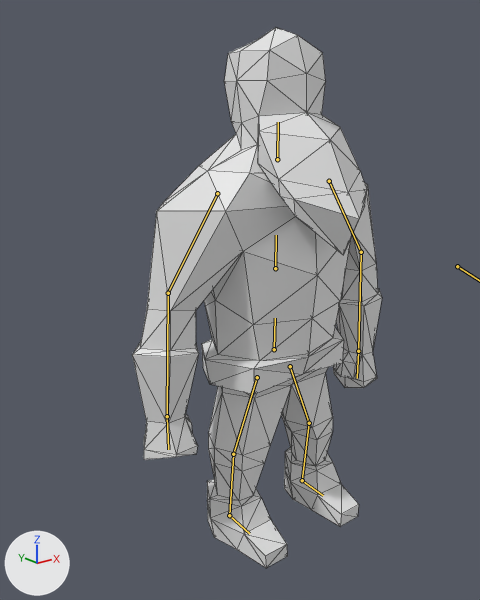
A saved change to the Blender file Animations/WarriorBattleCry.blend.
Before and after are seen from a camera (50 mm lens) standing at (-7.47, -8.31, 7.78) and looking at (-0.32, 0.63, 4.2). Lighting does not change. The marker at lower left points along +X, +Y and +Z. The bones that bend it are drawn over the model as lines. Mesh edges are drawn as thin lines.
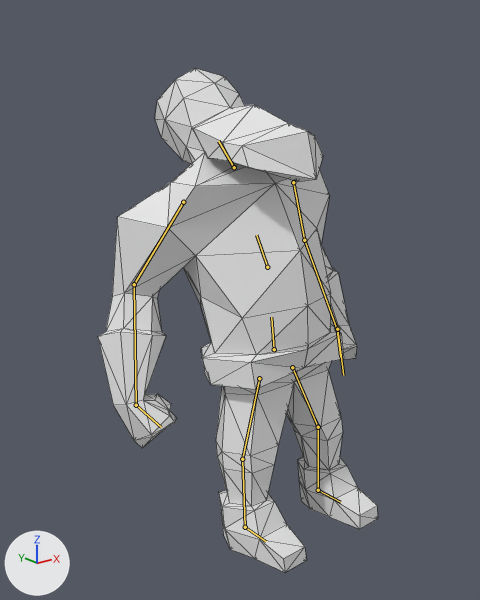
The newer file adds an action. The first version stands in its rest pose; the second is drawn at frame 16 of the action 'ArmatureAction'.

Changed parts and their boxes [x1, y1, x2, y2] in the pictures (480 x 600 px):
'Cube', posed (12% wider, 7% shorter): before [132, 27, 382, 568]; after [98, 68, 378, 572]
bone 'Root', root to tip: before (274, 349) to (275, 318); after (274, 349) to (271, 317)
bone 'Chest', root to tip: before (275, 268) to (276, 235); after (267, 267) to (256, 235)
bone 'Shoulder.R', root to tip: before (217, 193) to (168, 293); after (183, 202) to (134, 284)
bone 'Arm.R', root to tip: before (168, 293) to (167, 416); after (134, 284) to (136, 405)
bone 'Hand.R', root to tip: before (167, 416) to (168, 449); after (136, 405) to (161, 427)
bone 'Shoulder.L', root to tip: before (329, 181) to (361, 252); after (293, 182) to (304, 240)
bone 'Arm.L', root to tip: before (361, 252) to (358, 351); after (304, 240) to (337, 329)
bone 'Hand.L', root to tip: before (358, 351) to (357, 378); after (337, 329) to (340, 356)
bone 'Head', root to tip: before (277, 159) to (278, 122); after (234, 167) to (218, 141)

The change, as a list of edits to the scene's bpy script:
```text
Change bone_root:
    where bone_root = bpy.data.objects['Armature'].pose.bones['Root']
    bone_root.rotation_euler: (0.0, 0.0, 0.0) -> (-0.14, 0.0, 0.0)  # degrees (0, 0, 0) -> degrees (-8, 0, 0)
Change bone_chest:
    where bone_chest = bpy.data.objects['Armature'].pose.bones['Chest']  # child of 'Root'
    bone_chest.rotation_euler: (0.0, 0.0, 0.0) -> (-0.314, -0.0175, 0.0524)  # degrees (0, 0, 0) -> degrees (-18, -1, 3)
Change bone_shoulder_r:
    where bone_shoulder_r = bpy.data.objects['Armature'].pose.bones['Shoulder.R']  # child of 'Chest'
    bone_shoulder_r.rotation_quaternion: (1.0, 0.0, 0.0, 0.0) -> (0.92, -0.273, 0.031, 0.28)  # degrees (0, 0, 0) -> degrees (-30, 12, 31)
Change bone_arm_r:
    where bone_arm_r = bpy.data.objects['Armature'].pose.bones['Arm.R']  # child of 'Shoulder.R'
    bone_arm_r.rotation_quaternion: (1.0, 0.0, 0.0, 0.0) -> (0.949, -0.312, 0.026, 0.02)  # degrees (0, 0, 0) -> degrees (-36, 4, 1)
Change bone_hand_r:
    where bone_hand_r = bpy.data.objects['Armature'].pose.bones['Hand.R']  # child of 'Arm.R'
    bone_hand_r.rotation_quaternion: (1.0, 0.0, 0.0, 0.0) -> (0.921, 0.139, -0.031, -0.364)  # degrees (0, 0, 0) -> degrees (16, 3, -43)
Change bone_shoulder_l:
    where bone_shoulder_l = bpy.data.objects['Armature'].pose.bones['Shoulder.L']  # child of 'Chest'
    bone_shoulder_l.rotation_quaternion: (1.0, 0.0, 0.0, 0.0) -> (0.93, 0.091, 0.029, -0.356)  # degrees (0, 0, 0) -> degrees (9, 7, -41)
Change bone_arm_l:
    where bone_arm_l = bpy.data.objects['Armature'].pose.bones['Arm.L']  # child of 'Shoulder.L'
    bone_arm_l.rotation_quaternion: (1.0, 0.0, 0.0, 0.0) -> (0.961, -0.245, 0.101, -0.075)  # degrees (0, 0, 0) -> degrees (-29, 9, -11)
Change bone_hand_l:
    where bone_hand_l = bpy.data.objects['Armature'].pose.bones['Hand.L']  # child of 'Arm.L'
    bone_hand_l.rotation_quaternion: (1.0, 0.0, 0.0, 0.0) -> (0.958, -0.124, 0.073, 0.247)  # degrees (0, 0, 0) -> degrees (-12, 12, 28)
Change bone_head:
    where bone_head = bpy.data.objects['Armature'].pose.bones['Head']  # child of 'Chest'
    bone_head.rotation_quaternion: (1.0, 0.0, 0.0, 0.0) -> (0.991, -0.133, 0.012, 0.009)  # degrees (0, 0, 0) -> degrees (-15, 1, 1)
```
